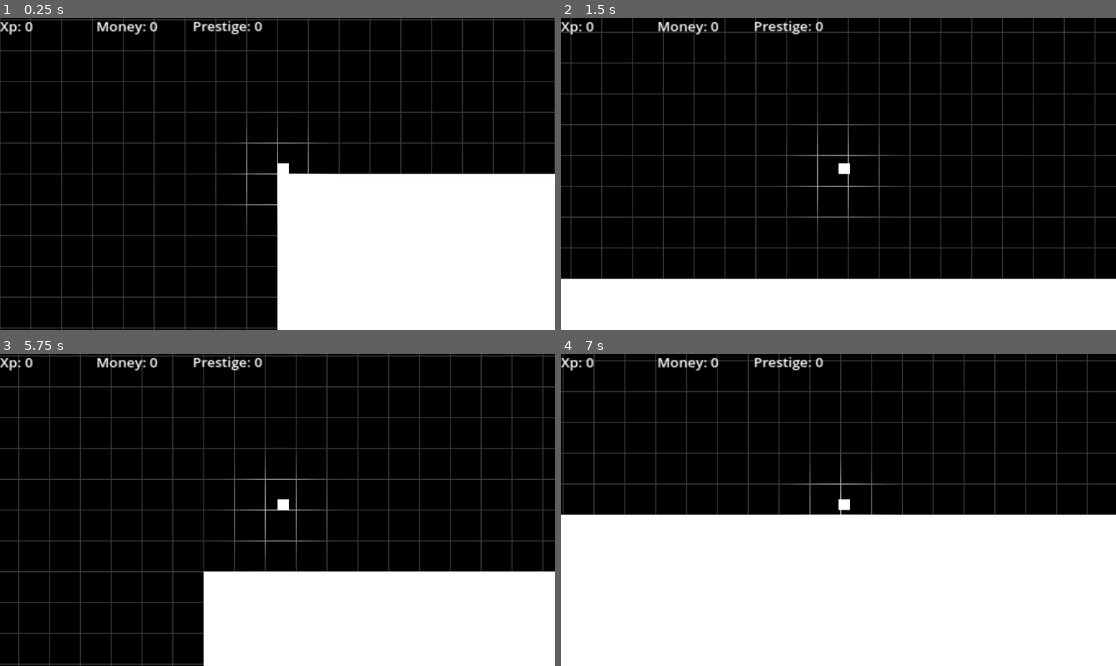
Above: before the commit, frames 1-4 (two rows, left to right).
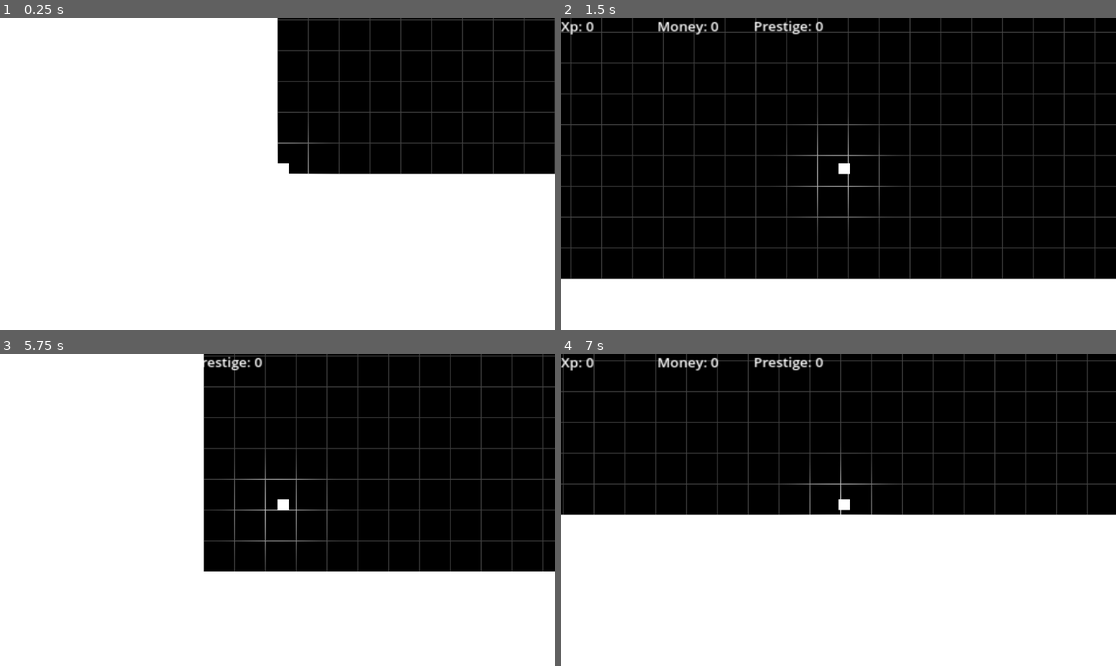
Above: after the commit, the same moments.

Repository: Lueegee1/Skr-t-Kast-Spil
Game: Godot game, scene res://main/root.tscn
Two runs of this game, one before a commit and one after it. Both use one fixed random seed, a clock stepped at 60 frames per second and the inputs below.
Inputs:
- Up to frame 1 (0.25 s): no input
- Up to frame 2 (1.5 s): tap Enter at 0.5 s
- Up to frame 3 (5.75 s): tap Space at 4.25 s; tap Enter at 5 s
- Up to frame 4 (7 s): no input

The runs differ from the first frame. In frame 1, 50% of the frame differs, in the area x 0-51%, y 0-100%; in frame 2, nothing differs; in frame 3, 37%; in frame 4, nothing differs.

Commit message:
Fixed ground and added wall at start

Diff:
--- a/main/Ground.gd
+++ b/main/Ground.gd
@@ -11,5 +11,7 @@
 
 func _draw() -> void:
 	for i in range(4):
-		draw_rect(Rect2(i*increment,0,(i+1)*increment,(i+1)*increment),Color(255+10*i,255+10*i,255+10*i))
-	draw_rect(Rect2(-2000,0,0,2000),Color.WHITE)
+		var value = float((1-0.1*i))
+		print(value)
+		draw_rect(Rect2(i*increment,0,increment,10000),Color(value*2,value,value))
+	draw_rect(Rect2(-1000,-10000,1000,20000),Color.WHITE)
